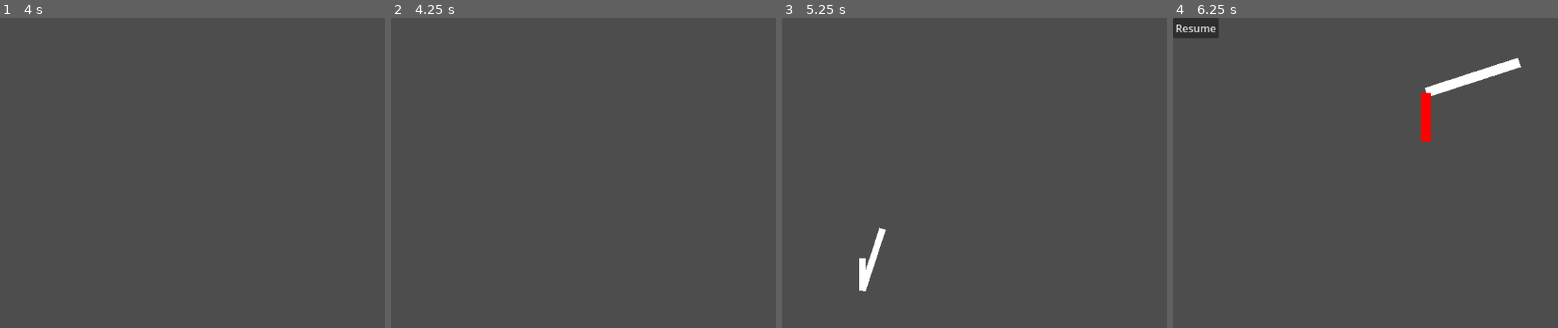
Above: before the commit, frames 1-4 (left to right).
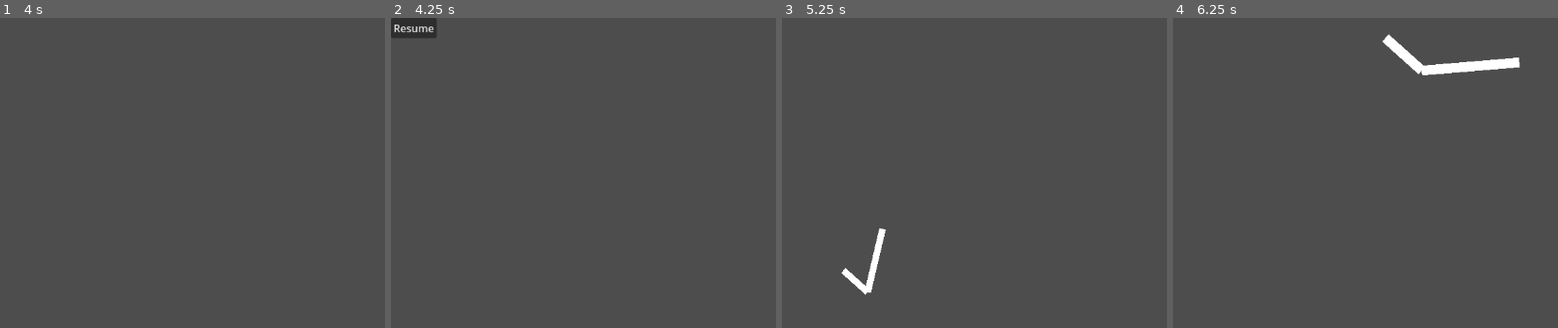
Above: after the commit, the same moments.

Repository: Logocea/EpicCycles
Game: Godot game, scene res://Scenes/EpicScene/EpicScene.tscn
Two runs of this game, one before a commit and one after it. Both use one fixed random seed, a clock stepped at 60 frames per second and the inputs below. The project has no main scene, so this scene is started directly.
Inputs (mouse positions are in pixels of both pictures, inside the frame that each line leads up to):
- Up to frame 1 (4 s): move the mouse to (358, 253) at 0.52 s; hold D (pan_right) 0.53-1.28 s; tap Mouse wheel up (zoom_in) at 0.6, 2.1, 3.6 s; click (358, 253) at 0.67 s; move the mouse to (227, 250) at 1.27 s; hold S (pan_down) 1.28-2.03 s; tap Mouse wheel down (zoom_out) at 1.35, 2.85 s; click (227, 250) at 1.42 s; move the mouse to (outside the picture) at 2.02 s; hold D (pan_right) 2.03-2.78 s; click (outside the picture) at 2.17 s; tap Enter at 2.75 s; move the mouse to (338, 312) at 2.77 s; hold W (pan_up) 2.78-3.53 s; click (338, 312) at 2.92 s; tap Space at 3.5 s; move the mouse to (outside the picture) at 3.52 s; hold A (pan_left) from 3.53 s (still down); click (outside the picture) at 3.67 s
- Up to frame 2 (4.25 s): keep holding A (pan_left); tap Escape (toggle_pause, bound only after the commit) at 4.15 s
- Up to frame 3 (5.25 s): release A (pan_left) at 4.25 s; click (805, 27) at 4.25 s, where only the run after the commit has a clickable "Resume"; tap Enter at 5 s; move the mouse to (932, 166) at 5.02 s; hold A (pan_left) from 5.03 s (still down); tap Mouse wheel down (zoom_out) at 5.1 s; click (932, 166) at 5.17 s
- Up to frame 4 (6.25 s): move the mouse to (1396, 250) at 5.77 s; release A (pan_left) at 5.78 s; hold S (pan_down) from 5.78 s (still down); tap Mouse wheel up (zoom_in) at 5.85 s; click (1396, 250) at 5.92 s

Frame 1 is identical in both runs. In frame 2, 0.7% of the frame differs, in the area x 0-12%, y 0-7%; in frame 3, 0.6%; in frame 4, 2.9%, in the area x 0-91%, y 0-40%.

Commit message:
Implemented functional epicycle selection

Diff:
--- a/Scenes/EpicScene/epic_scene.gd
+++ b/Scenes/EpicScene/epic_scene.gd
@@ -4,6 +4,8 @@
 
 @export var panel_path: NodePath
 @onready var panel: Control = get_node(panel_path)
+
+@onready var selected_epicycle: Node2D = null
 
 func show_panel() -> void:
 	sim_status.sim_running = false
@@ -12,9 +14,17 @@
 func hide_panel() -> void:
 	sim_status.sim_running = true
 	panel.hide()
+	selected_epicycle = null
 
 func _ready() -> void:
 	hide_panel()
 
 func _on_resume_button_pressed() -> void:
 	hide_panel()
+
+func _process(delta: float) -> void:
+	if Input.is_action_just_released("toggle_pause"):
+		if sim_status.sim_running:
+			show_panel()
+		else:
+			hide_panel()
--- a/Scenes/Epicycle/epicycle.gd
+++ b/Scenes/Epicycle/epicycle.gd
@@ -65,13 +65,14 @@
 	prior_sim_running = sim_status.sim_running
 
 func _on_area_2d_mouse_entered() -> void:
-	if sim_status.sim_running:
+	if !sim_status.sim_running and !root_node.selected_epicycle:
 		$AnimationPlayer.play("line_hovered")
 
 func _on_area_2d_mouse_exited() -> void:
-	if sim_status.sim_running:
+	if !sim_status.sim_running and !root_node.selected_epicycle:
 		$AnimationPlayer.play("RESET")
 
 func _on_area_2d_input_event(viewport: Node, event: InputEvent, shape_idx: int) -> void:
-	if event is InputEventMouseButton:
+	if event is InputEventMouseButton and !sim_status.sim_running:
 		root_node.show_panel()
+		root_node.selected_epicycle = self
--- a/project.godot
+++ b/project.godot
@@ -50,6 +50,11 @@
 "events": [Object(InputEventMouseButton,"resource_local_to_scene":false,"resource_name":"","device":-1,"window_id":0,"a …(253 unchanged characters)…
 ]
 }
+toggle_pause={
+"deadzone": 0.2,
+"events": [Object(InputEventKey,"resource_local_to_scene":false,"resource_name":"","device":-1,"window_id":0,"alt_pressed":false,"shift_pressed":false,"ctrl_pressed":false,"meta_pressed":false,"pressed":false,"keycode":0,"physical_keycode":4194305,"key_label":0,"unicode":0,"location":0,"echo":false,"script":null)
+]
+}
 
 [rendering]
 
